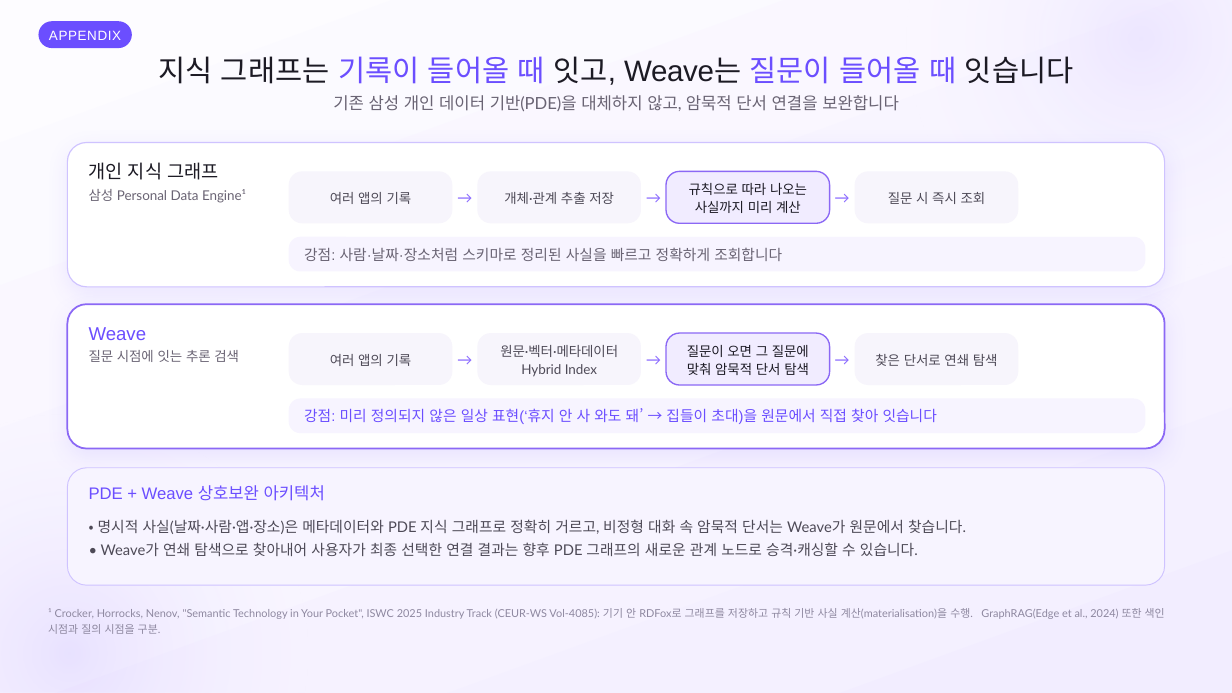
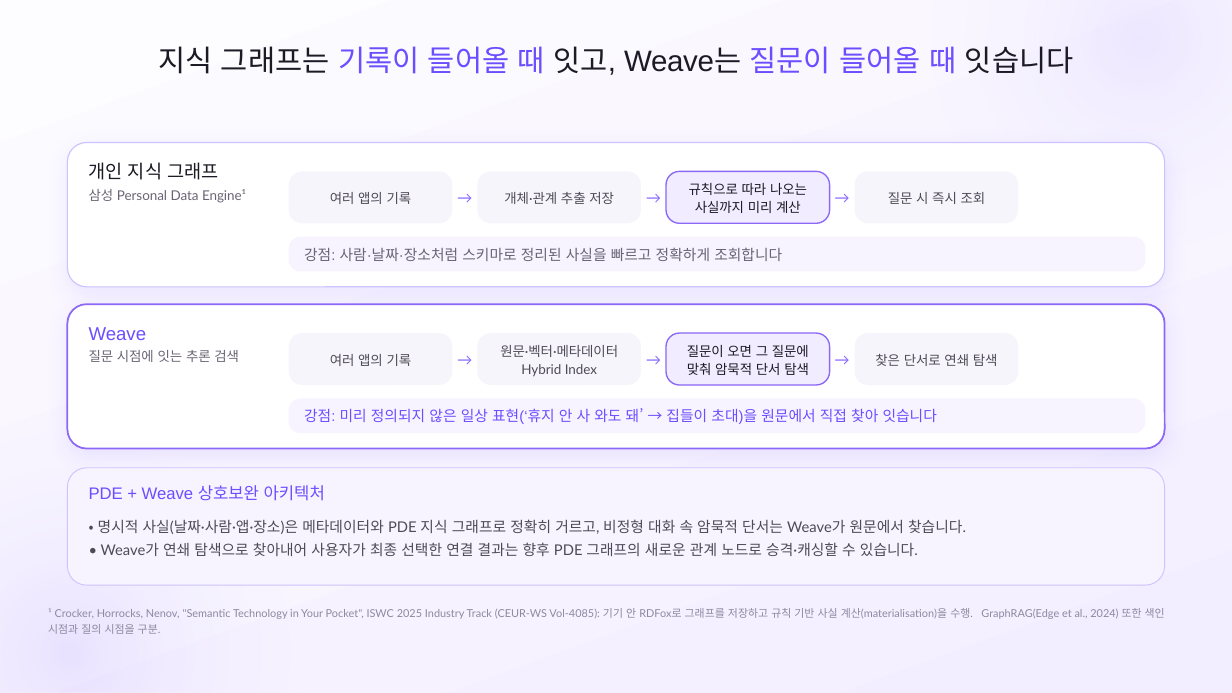
Before and after one commit to SB-Jo/t3, a slide deck: slide 20 of weave/결선준비/09_HowItWorks/HowItWorks_Argon.pptx. Drawn at 1232x693 pixels with LibreOffice and Linux fonts; fonts in the diff are those of the drawing. Boxes give left, top, right and bottom in pixels: in the first picture for what was removed or moved away, otherwise in the second. Text is boxed around its words. In the diff, an @@ line names an element or a change of style, - is before the commit and + after.

```diff
--- a/weave/결선준비/09_HowItWorks/HowItWorks_Argon.pptx
+++ b/weave/결선준비/09_HowItWorks/HowItWorks_Argon.pptx
@@ rounded rectangle removed at [39, 21, 132, 48] @@
-APPENDIX
@@ text "지식 그래프는 기록이 들어올 때 ...": place and size @@
-text "지식 그래프는 기록이 들어올 때 ..." at [158, 56, 1074, 85]
+text "지식 그래프는 기록이 들어올 때 ..." at [158, 46, 1074, 75]
@@ text removed at [333, 95, 899, 111] @@
-기존 삼성 개인 데이터 기반(PDE)을 대체하지 않고, 암묵적 단서 연결을 보완합니다
```
Also in this commit, not shown: 25 other slides changed, 9 other files.
